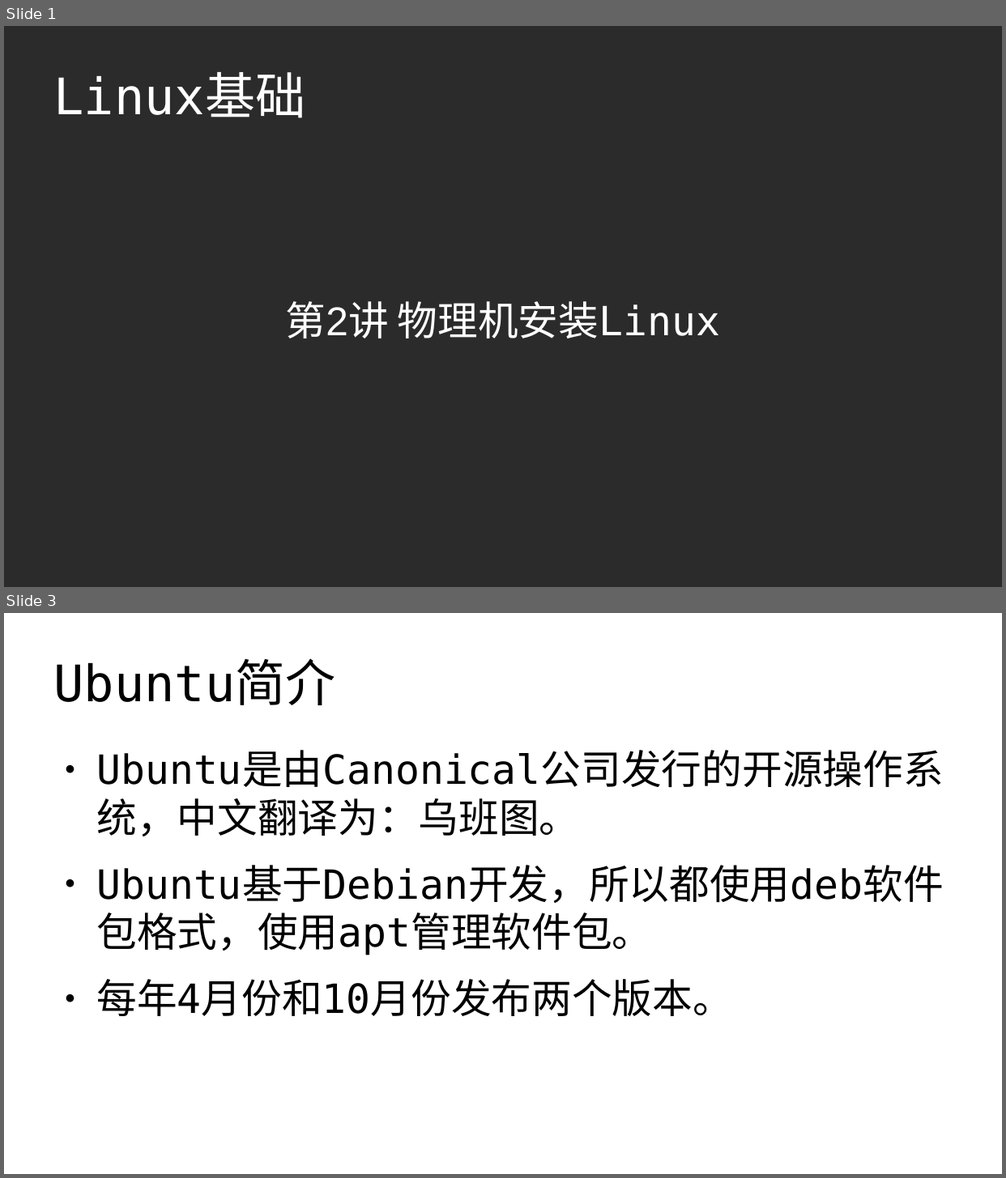
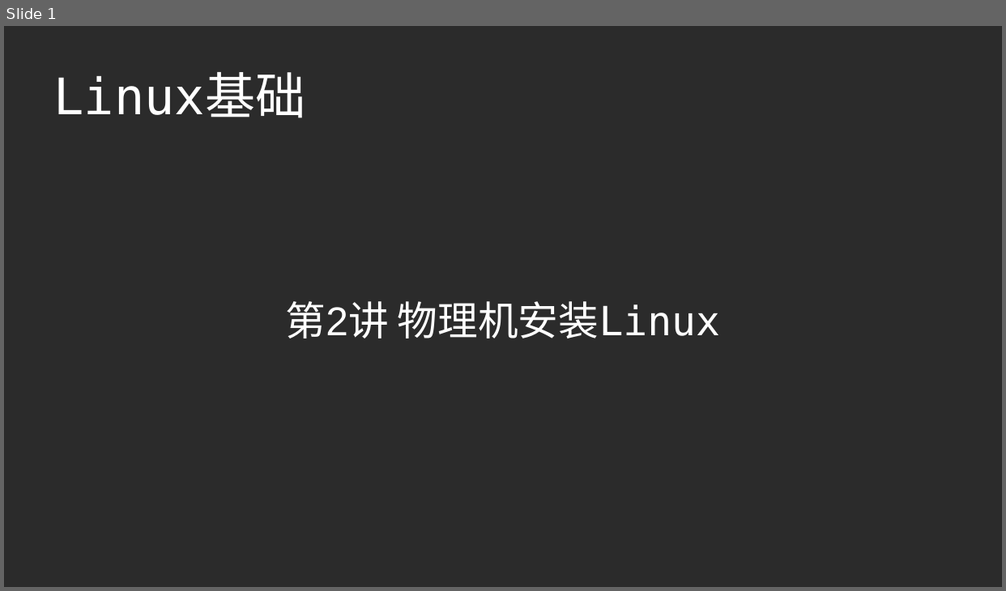
Before and after one commit to master-genius/linux-system, a slide deck: ch02/ch02_2-物理机安装Linux.odp. Shown one above the other, each under a label of ours: slides 1 and 3 before the commit, slide 1 after it; the slides between them are not shown. The pictures are 1006x1178 and 1006x591 pixels, drawn with LibreOffice and Linux fonts; fonts in the diff are those of the drawing; background and template pictures are left out; a plain dark background stands for a picture behind light text. Boxes give left, top, right and bottom in pixels: in the first picture for what was removed or moved away, otherwise in the second. Text is boxed around its words. In the diff, an @@ line names an element or a change of style, - is before the commit and + after.

```diff
--- a/ch02/ch02_2-物理机安装Linux.odp
+++ b/ch02/ch02_2-物理机安装Linux.odp
@@ slide 3 removed at [4, 613, 1002, 1174], background #FFFFFF @@
@@ title removed at [54, 660, 336, 705] @@
-Ubuntu简介
@@ text removed at [96, 798, 944, 1016] @@
-● Ubuntu是由Canonical公司发行的开源操作系统，中文翻译为：乌班图。
-● Ubuntu基于Debian开发，所以都使用deb软件包格式，使用apt管理软件包。
-● 每年4月份和10月份发布两个版本。
```
Also in this commit, not shown: 1 slide changed, 6 slides added, 5 other slides removed, 1 other file.
